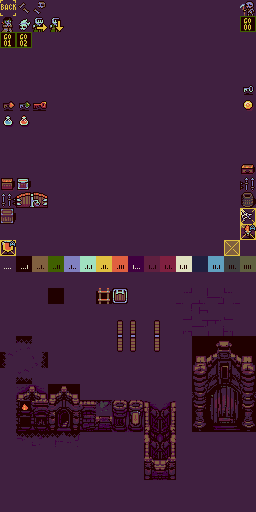
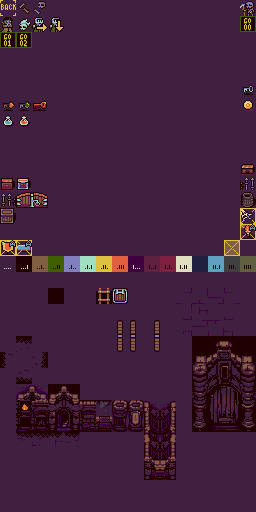
Layers edited between the first and the second w=256, h=512 image:
added layer "restore flag brd copy" in group "back" over [16, 240, 32, 256]
added layer "dialog_press_key" in group "back" over [16, 245, 32, 252]
